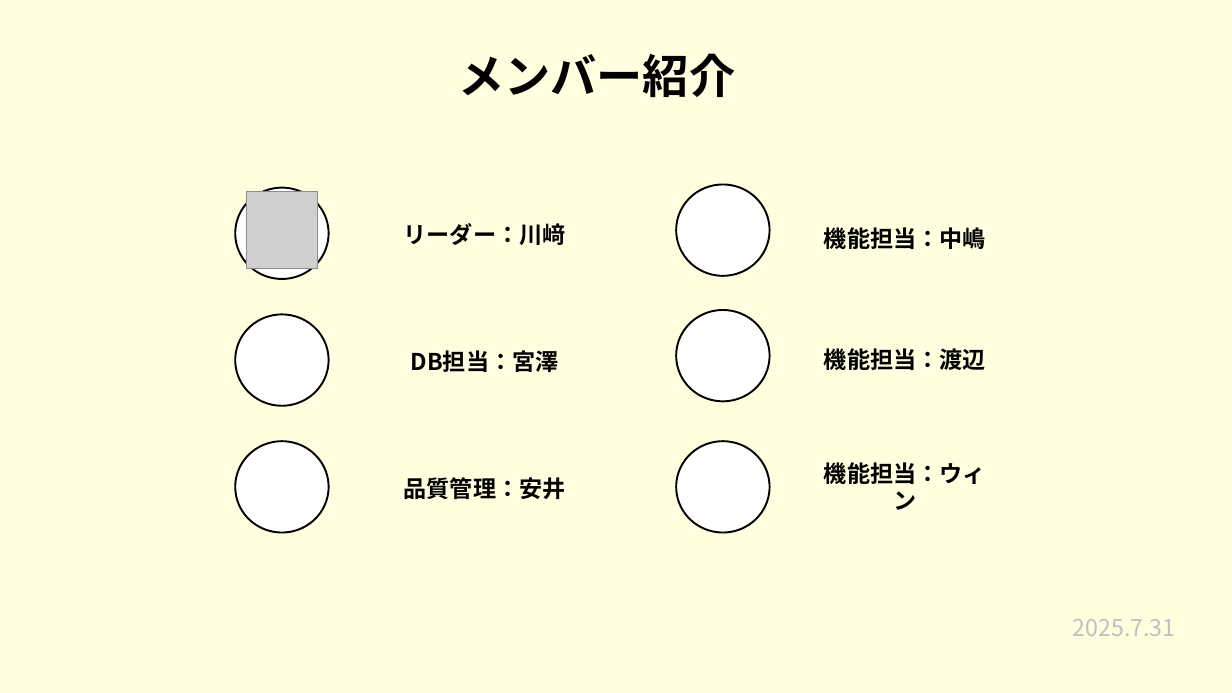
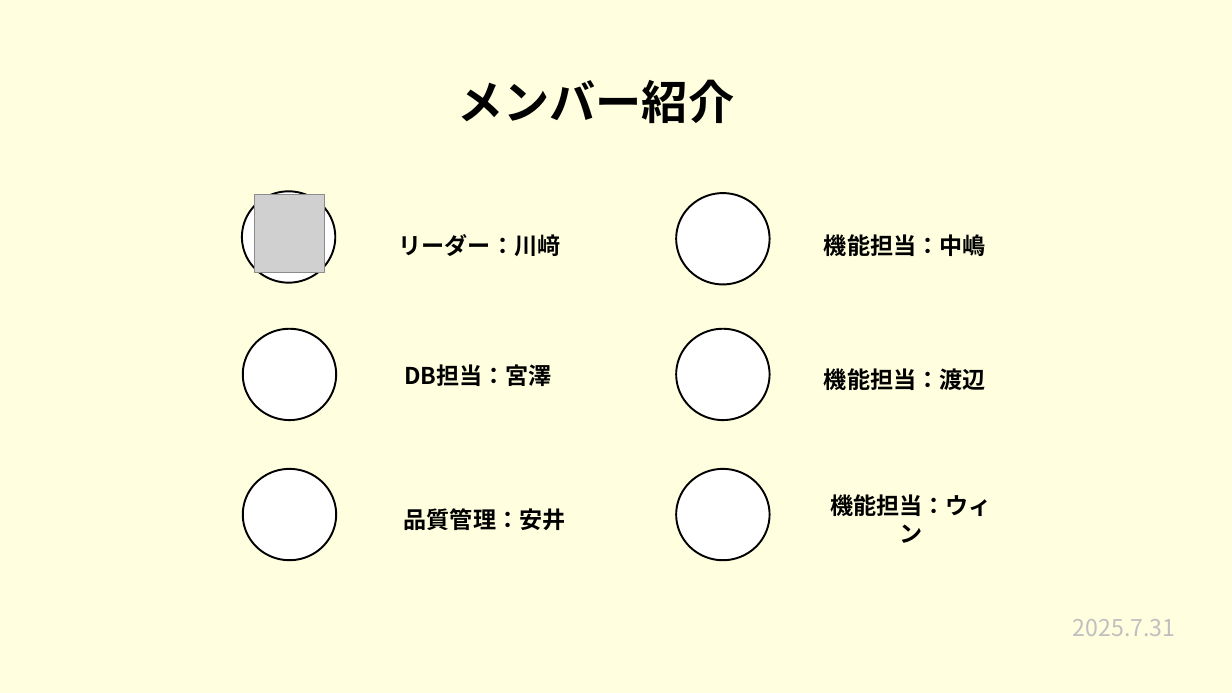
Before and after one commit to plusdojo2025/a2-7, a slide deck: slide 3 of 発表準備/7月成果発表会.pptx. Drawn at 1232x693 pixels with LibreOffice and Linux fonts; fonts in the diff are those of the drawing; grey boxes stand for pictures. Boxes give left, top, right and bottom in pixels: in the first picture for what was removed or moved away, otherwise in the second. Text is boxed around its words. In the diff, an @@ line names an element or a change of style, - is before the commit and + after.

```diff
--- a/発表準備/7月成果発表会.pptx
+++ b/発表準備/7月成果発表会.pptx
@@ title "メンバー紹介": place and size @@
-title "メンバー紹介" at box(458, 53, 735, 97)
+title "メンバー紹介" at box(457, 79, 734, 123)
@@ rectangle: place and size @@
-rectangle at box(100, 131, 1133, 594)
+rectangle at box(100, 170, 1133, 633)
@@ ellipse: place and size @@
-ellipse at box(236, 188, 329, 279)
+ellipse at box(242, 191, 335, 283)
@@ picture: place and size @@
-picture at box(247, 191, 317, 269)
+picture at box(254, 195, 324, 273)
@@ ellipse: place and size @@
-ellipse at box(677, 185, 770, 276)
+ellipse at box(677, 193, 770, 285)
@@ text "リーダー：川﨑": place and size @@
-text "リーダー：川﨑" at box(404, 223, 566, 245)
+text "リーダー：川﨑" at box(399, 234, 561, 256)
@@ text "機能担当：中嶋": place and size @@
-text "機能担当：中嶋" at box(824, 227, 986, 249)
+text "機能担当：中嶋" at box(824, 234, 986, 256)
@@ ellipse: place and size @@
-ellipse at box(236, 314, 329, 406)
+ellipse at box(243, 329, 336, 421)
@@ ellipse: place and size @@
-ellipse at box(677, 310, 770, 401)
+ellipse at box(677, 329, 770, 421)
@@ text "DB担当：宮澤": place and size @@
-text "DB担当：宮澤" at box(411, 350, 559, 372)
+text "DB担当：宮澤" at box(404, 364, 552, 386)
@@ text "機能担当：渡辺": place and size @@
-text "機能担当：渡辺" at box(824, 348, 986, 370)
+text "機能担当：渡辺" at box(824, 368, 986, 390)
@@ ellipse: place and size @@
-ellipse at box(236, 441, 329, 532)
+ellipse at box(243, 469, 336, 560)
@@ ellipse: place and size @@
-ellipse at box(677, 441, 770, 532)
+ellipse at box(677, 469, 770, 560)
@@ text "品質管理：安井": place and size @@
-text "品質管理：安井" at box(404, 477, 566, 499)
+text "品質管理：安井" at box(404, 508, 566, 530)
@@ text "機能担当：ウィン": place and size @@
-text "機能担当：ウィン" at box(824, 462, 986, 510)
+text "機能担当：ウィン" at box(830, 494, 992, 543)
```
Also in this commit, not shown: 15 other slides changed.
